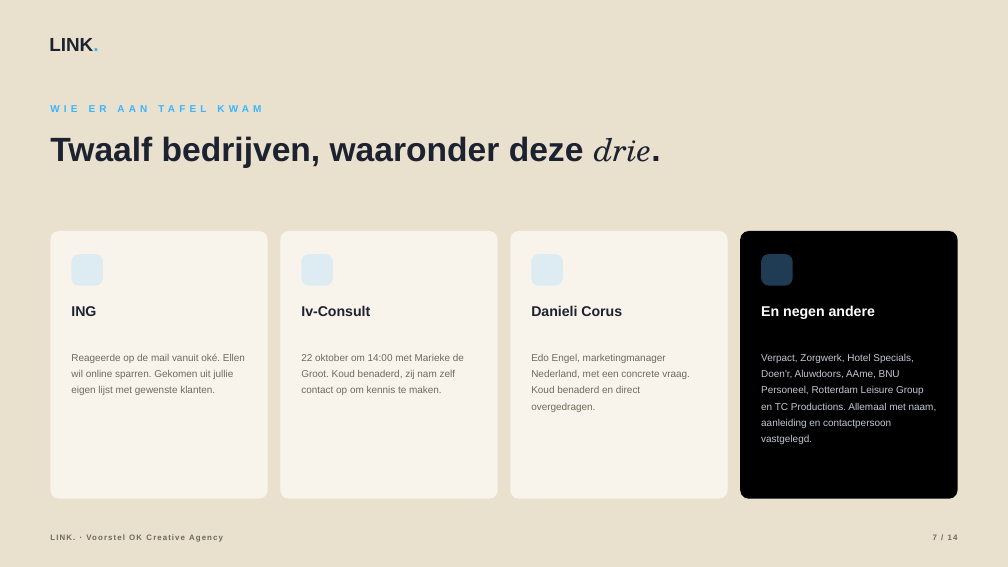
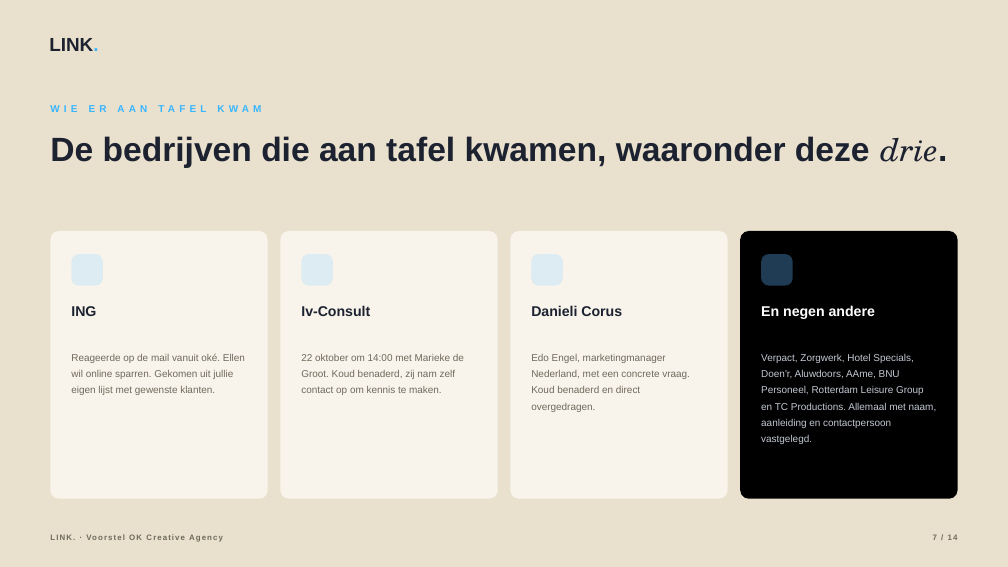
Before and after one commit to hens-lang/Test, a slide deck: slide 7 of output/LINK. voorstel OK Creative Agency.pptx. Drawn at 1008x567 pixels with LibreOffice and Linux fonts; fonts in the diff are those of the drawing; background and template pictures are left out. Boxes give left, top, right and bottom in pixels: in the first picture for what was removed or moved away, otherwise in the second. Text is boxed around its words. In the diff, an @@ line names an element or a change of style, - is before the commit and + after.

```diff
--- a/output/LINK. voorstel OK Creative Agency.pptx
+++ b/output/LINK. voorstel OK Creative Agency.pptx
@@ text at [50, 136, 938, 168]: text changed @@
-Twaalf bedrijven, waaronder deze drie.
+De bedrijven die aan tafel kwamen, waaronder deze drie.
```
Also in this commit, not shown: 2 other slides changed, 7 other files.
